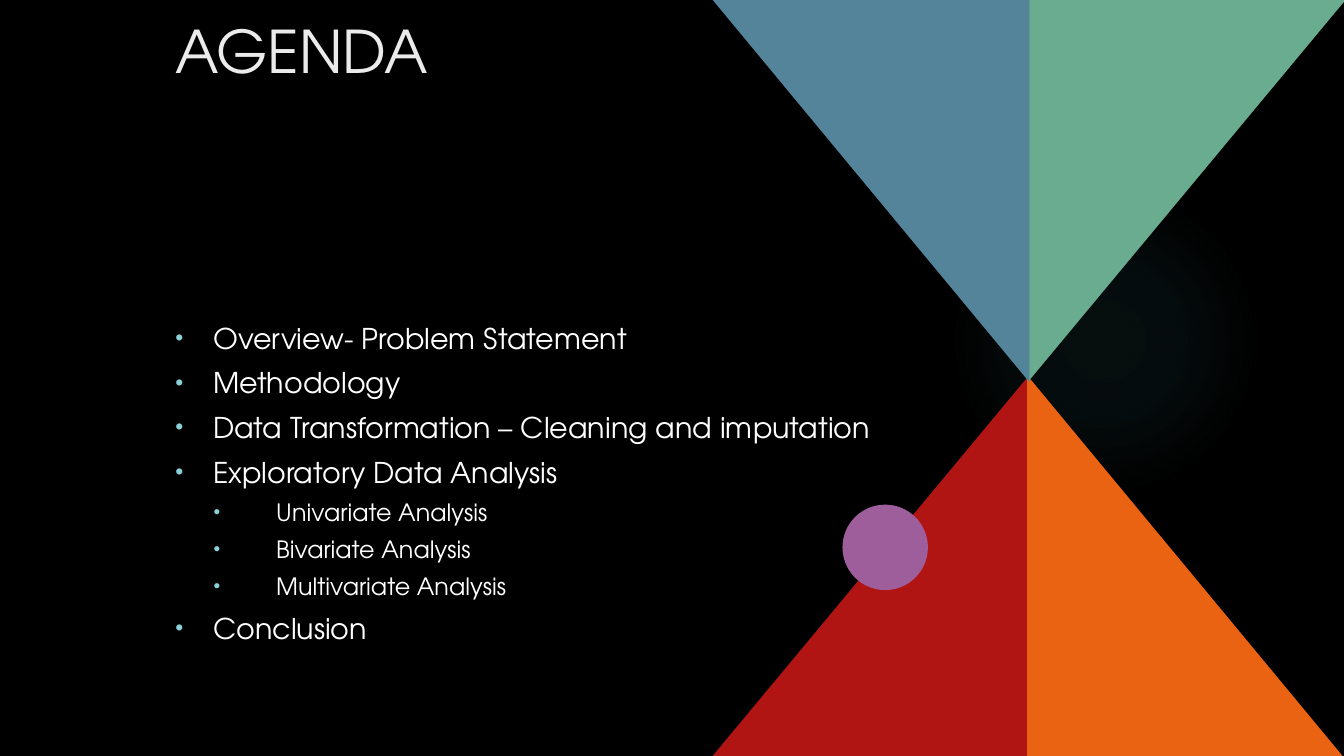
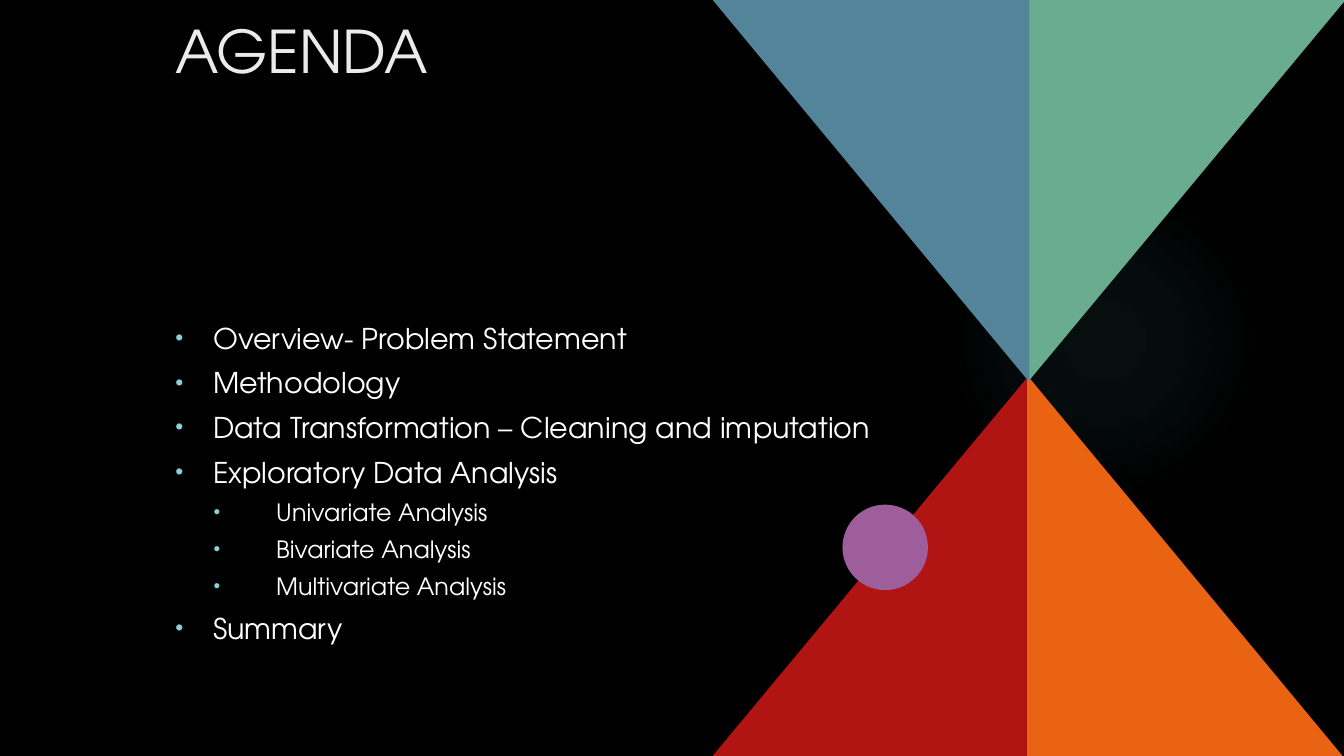
Before and after one commit to asthaa29/lendingcasestudy, a slide deck: slide 2 of EDA Case Study.pptx. Drawn at 1344x756 pixels with LibreOffice and Linux fonts; fonts in the diff are those of the drawing; background and template pictures are left out. Boxes give left, top, right and bottom in pixels: in the first picture for what was removed or moved away, otherwise in the second. Text is boxed around its words. In the diff, an @@ line names an element or a change of style, - is before the commit and + after.

```diff
--- a/EDA Case Study.pptx
+++ b/EDA Case Study.pptx
@@ text at (x1=213, y1=617, x2=342, y2=645): text changed @@
-• Conclusion
+• Summary
```
Also in this commit, not shown: 3 other slides changed, 12 slides added, 3 slides removed.
